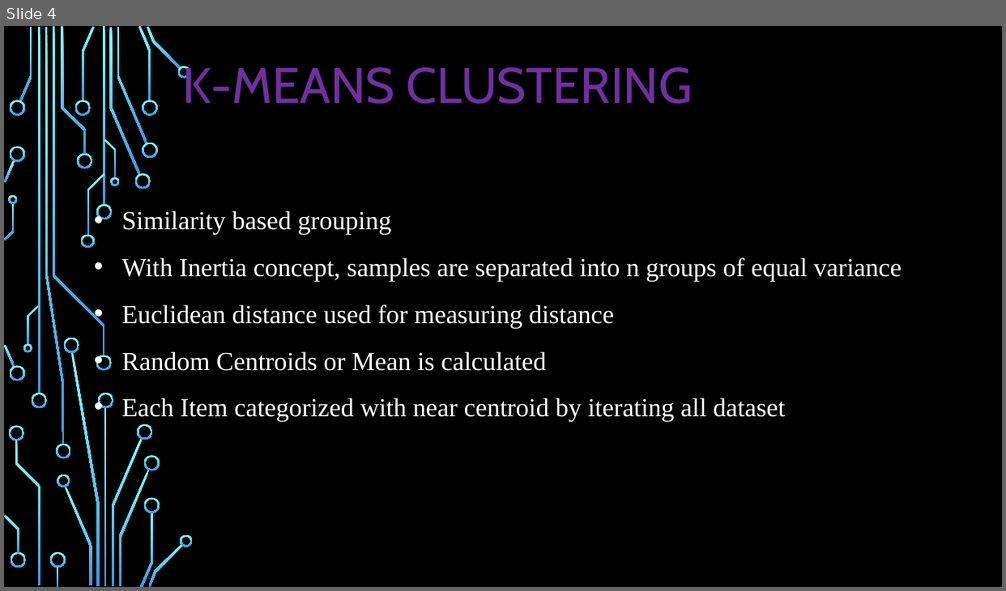
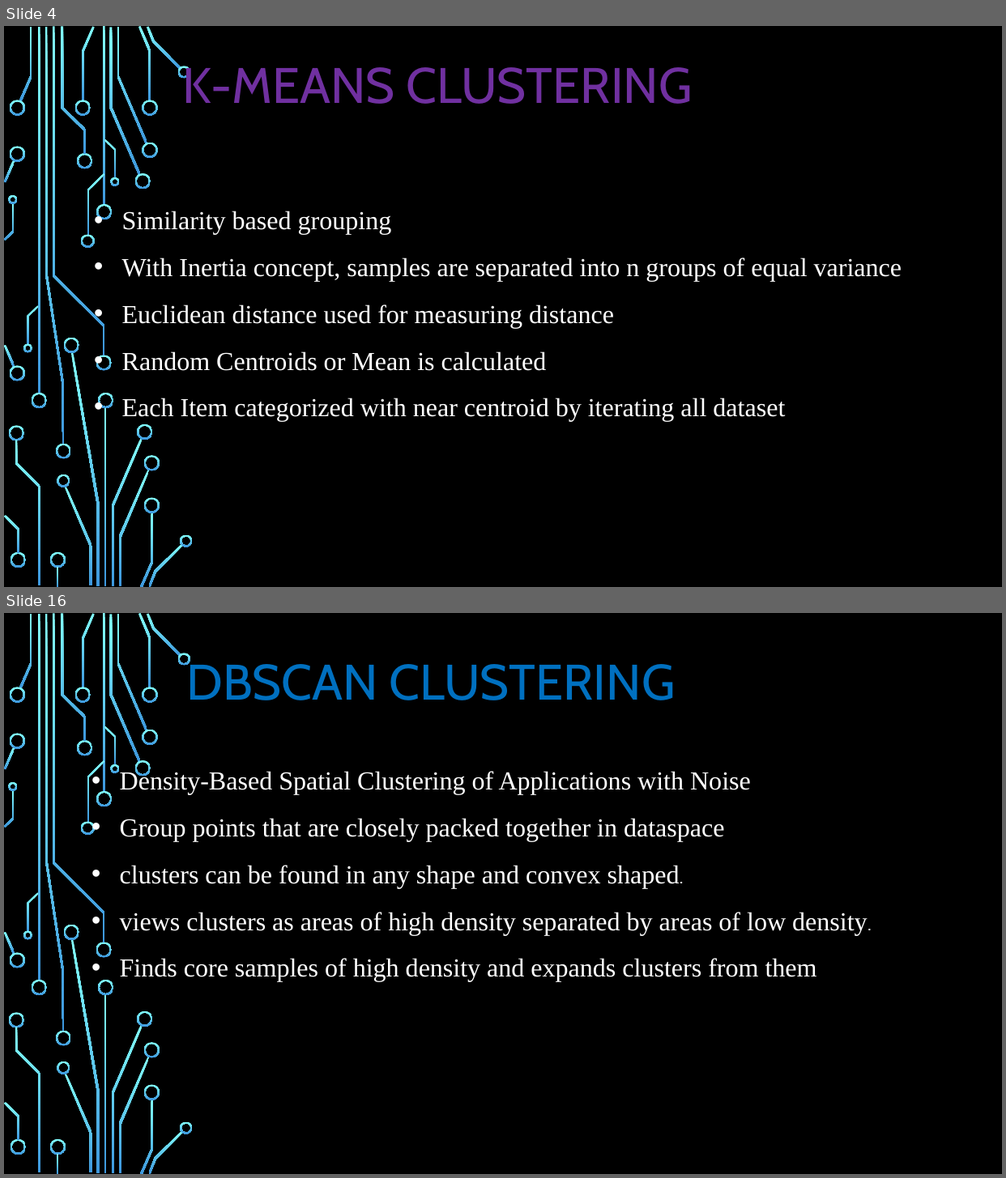
Before and after one commit to TamilselviAI/MachineLearning, a slide deck: Week 4.2 ML-Clustering/Machine Learning - Clustering.pptx. Shown one above the other, each under a label of ours: slide 4 before the commit, slides 4 and 16 after it; the slides between them are not shown. The pictures are 1006x591 and 1006x1178 pixels, drawn with LibreOffice and Linux fonts; fonts in the diff are those of the drawing; background and template pictures are left out. Boxes give left, top, right and bottom in pixels: in the first picture for what was removed or moved away, otherwise in the second. Text is boxed around its words. In the diff, an @@ line names an element or a change of style, - is before the commit and + after.

```diff
--- a/Week 4.2 ML-Clustering/Machine Learning - Clustering.pptx
+++ b/Week 4.2 ML-Clustering/Machine Learning - Clustering.pptx
@@ slide 16 added at [4,613,1002,1174], background picture (left out); not listed: 54 template elements that a slide beside it also shows @@
@@ title added at [186,658,675,700], 48 pt, text #0070C0 @@
+DBSCAN CLUSTERING
@@ text added at [120,769,867,982], 25 pt, text #FFFFFF @@
+• Density-Based Spatial Clustering of Applications with Noise
+• Group points that are closely packed together in dataspace
+• clusters can be found in any shape and convex shaped.
+• views clusters as areas of high density separated by areas of low density.
+• Finds core samples of high density and expands clusters from them
```
Also in this commit, not shown: 3 slides changed, 20 other slides added.
